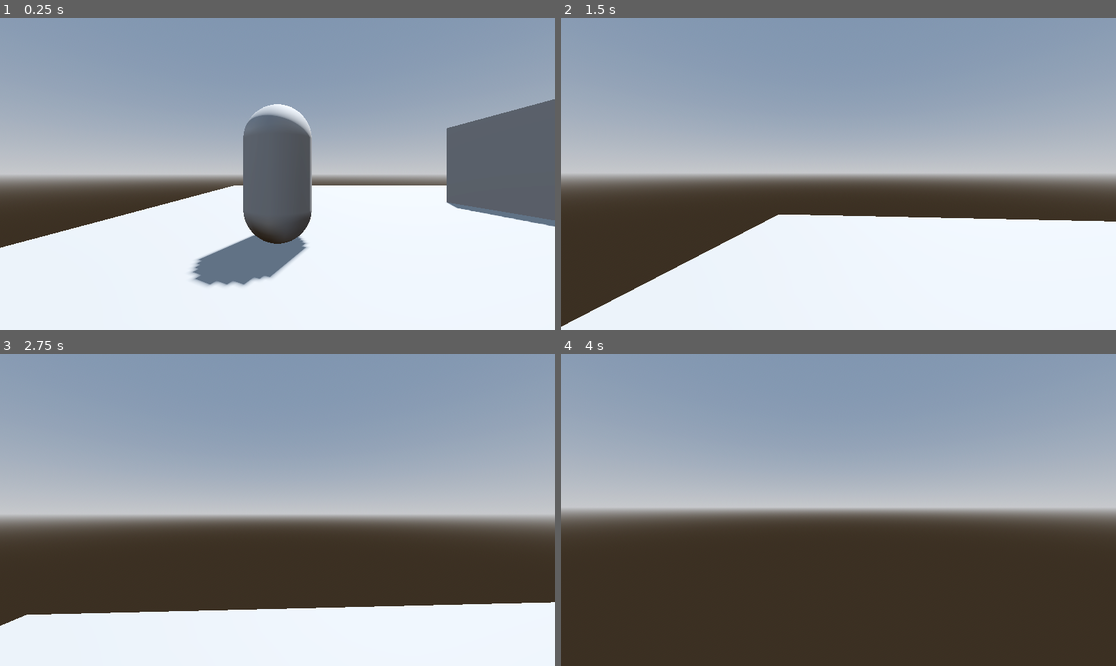
Above: before the commit, frames 1-4 (two rows, left to right).
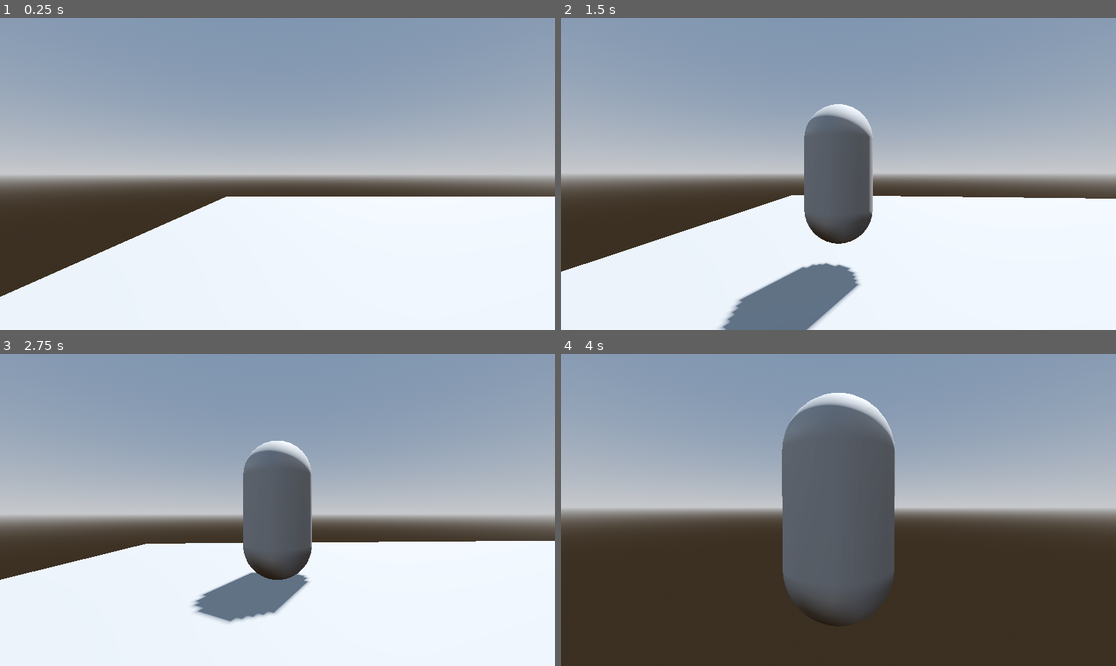
Above: after the commit, the same moments.

Repository: CrispyMD/Escape-The-Establishment
Game: Godot game, scene res://scenes/main_level.tscn
The game is run twice, just before and just after one commit, with the same random seed, the same clock (stepped at 60 frames per second) and the same inputs.
Inputs (mouse positions are in pixels of both pictures, inside the frame that each line leads up to):
- Up to frame 1 (0.25 s): no input
- Up to frame 2 (1.5 s): tap Enter at 0.5 s; move the mouse to (866, 174) at 0.52 s; hold W (forward) from 0.53 s (still down); tap E (switch_pov) at 0.6 s; tap Space (jump) at 0.77 s; move the mouse to (810, 174) at 1.27 s; tap Q (ability) at 1.35 s
- Up to frame 3 (2.75 s): keep holding W (forward); tap Space (jump) at 1.52 s; tap E (switch_pov) at 1.55, 2.1 s; move the mouse to (288, 503) at 2.02 s
- Up to frame 4 (4 s): keep holding W (forward); move the mouse to (832, 516) at 2.77 s; tap E (switch_pov) at 2.85, 3.8 s; tap Space (jump) at 3.02, 3.77 s; move the mouse to (877, 513) at 3.52 s; tap Q (ability) at 3.6 s

The runs differ from the first frame. In frame 1, 18% of the frame differs, in the area x 0-100%, y 26-90%; in frame 2, 16%; in frame 3, 23%, in the area x 0-100%, y 27-88%; in frame 4, 13%.

Commit message:
Starting as beast or not is now depends on whether is_beast property is ticked in character properties

Diff:
--- a/Escape The Establishment/scripts/character_script.gd
+++ b/Escape The Establishment/scripts/character_script.gd
@@ -15,6 +15,7 @@
 func _ready():
 	self.rotation = Vector3.ZERO
 	Input.mouse_mode = Input.MOUSE_MODE_CAPTURED
+	if is_beast == camera_mode_is_fps: switch_pov()
 
 func handle_camera_movement(event):
 	if camera_mode_is_fps:
@@ -36,7 +37,6 @@
 	if Input.is_action_just_pressed("switch_pov"):
 		switch_pov()
 
-
 func switch_pov():
 	if camera_mode_is_fps:
 		switch_cameras(tps_camera, fps_camera)
@@ -55,8 +55,6 @@
 	from_camera.current = false
 	to_camera.current = true
 	camera_mode_is_fps = not camera_mode_is_fps
-
-
 
 func _physics_process(delta):
 	if not is_on_floor():
